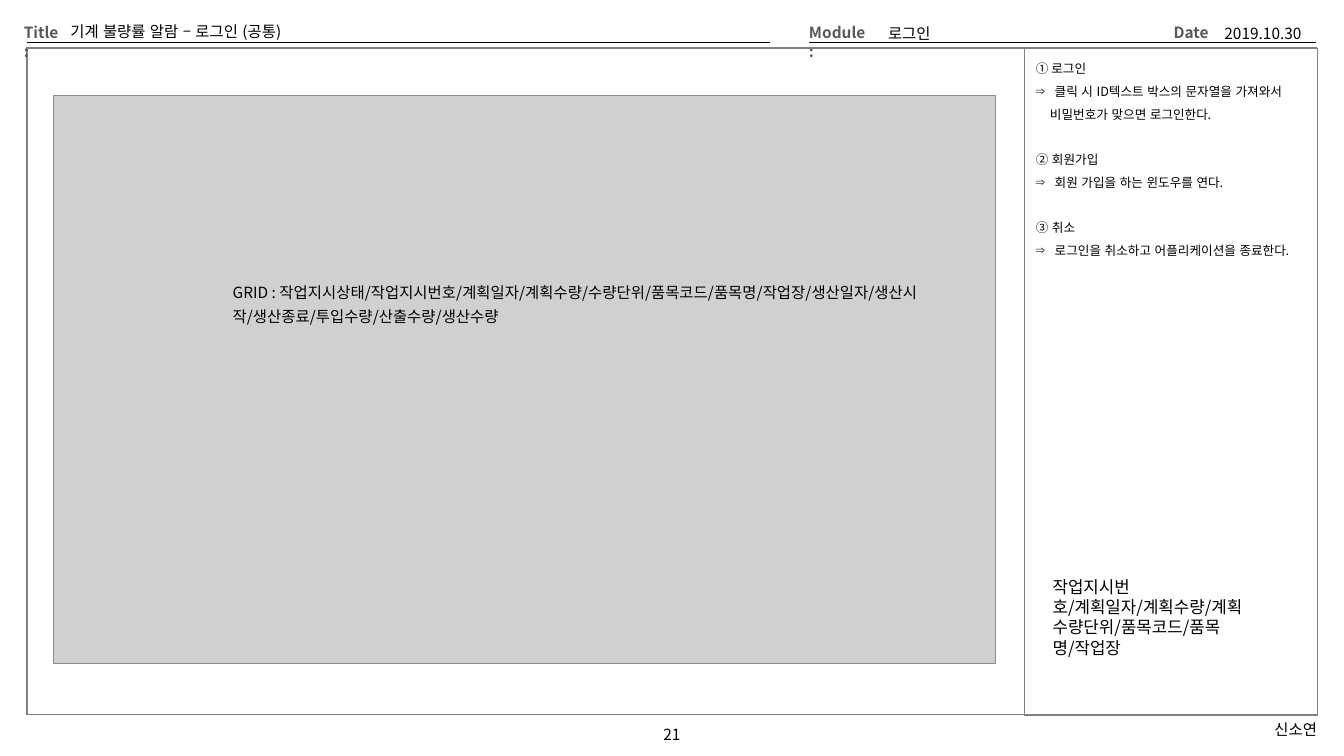
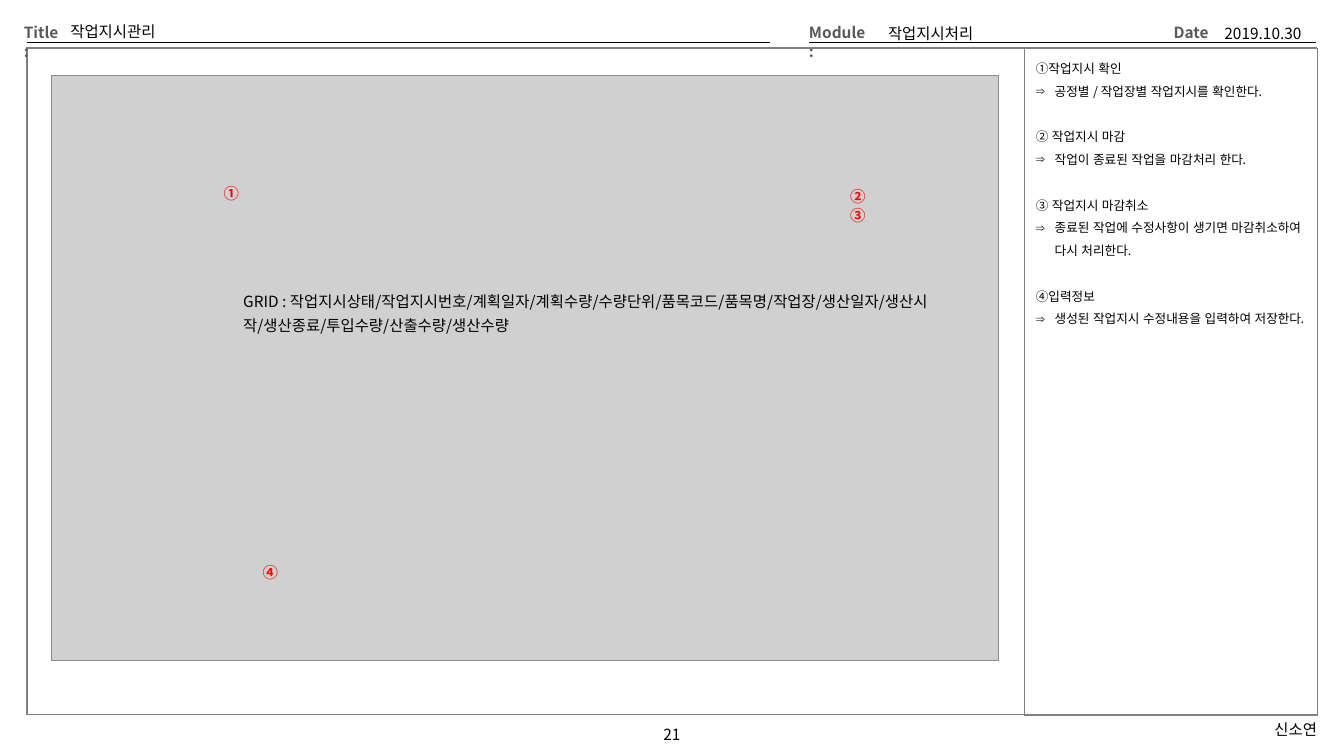
Before and after one commit to Cliedy-s/Team4, a slide deck: slide 21 of source/TEMP/Team4화면설계 - 김상영.pptx. Drawn at 1344x756 pixels with LibreOffice and Linux fonts; fonts in the diff are those of the drawing; grey boxes stand for pictures. Boxes give left, top, right and bottom in pixels: in the first picture for what was removed or moved away, otherwise in the second. Text is boxed around its words. In the diff, an @@ line names an element or a change of style, - is before the commit and + after.

```diff
--- a/source/TEMP/Team4화면설계 - 김상영.pptx
+++ b/source/TEMP/Team4화면설계 - 김상영.pptx
@@ title at (x1=70, y1=24, x2=155, y2=39): text changed @@
-기계 불량률 알람 – 로그인 (공통)
+작업지시관리
@@ text at (x1=888, y1=26, x2=973, y2=43): text changed @@
-로그인
+작업지시처리
@@ picture resized from (x1=53, y1=96, x2=995, y2=664) to (x1=52, y1=76, x2=999, y2=660) @@
@@ text at (x1=1036, y1=62, x2=1305, y2=324): text changed @@
-① 로그인
-⇒ 클릭 시 ID텍스트 박스의 문자열을 가져와서
-비밀번호가 맞으면 로그인한다.
-② 회원가입
-⇒ 회원 가입을 하는 윈도우를 연다.
-③ 취소
-⇒ 로그인을 취소하고 어플리케이션을 종료한다.
+①작업지시 확인
+⇒ 공정별 / 작업장별 작업지시를 확인한다.
+② 작업지시 마감
+⇒ 작업이 종료된 작업을 마감처리 한다.
+③ 작업지시 마감취소
+⇒ 종료된 작업에 수정사항이 생기면 마감취소하여 다시 처리한다.
+④입력정보
+⇒ 생성된 작업지시 수정내용을 입력하여 저장한다.
@@ text added at (x1=224, y1=186, x2=239, y2=201), 11 pt, text #FF0000, bold @@
+①
@@ text added at (x1=850, y1=189, x2=865, y2=204), 11 pt, text #FF0000, bold @@
+②
@@ text added at (x1=850, y1=208, x2=865, y2=223), 11 pt, text #FF0000, bold @@
+③
@@ text "GRID : 작업지시상태/작업지시번호/계획일자/계획수량/수량단위/품목코드/품목명/작업장/생산일자/생산시작/생 ..." moved from (x1=233, y1=285, x2=917, y2=325) to (x1=243, y1=294, x2=928, y2=334) @@
@@ text added at (x1=263, y1=565, x2=278, y2=580), 11 pt, text #FF0000, bold @@
+④
@@ text removed at (x1=1053, y1=579, x2=1243, y2=657) @@
-작업지시번호/계획일자/계획수량/계획수량단위/품목코드/품목명/작업장
```
Also in this commit, not shown: 13 other slides changed, 1 other file.
